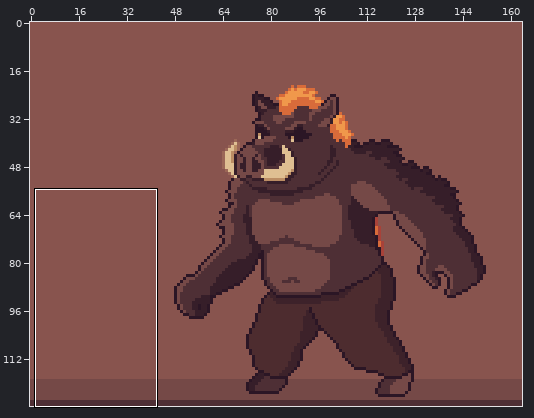
Pixel-art file, stored at Personal_Roberto/ASEPRITE/3. Enemies/BÁSICOS/Jabalí/Jabalí.aseprite. The first picture is a wide view before the edit; the outline marks the close-up.
Close-up. The starting point:
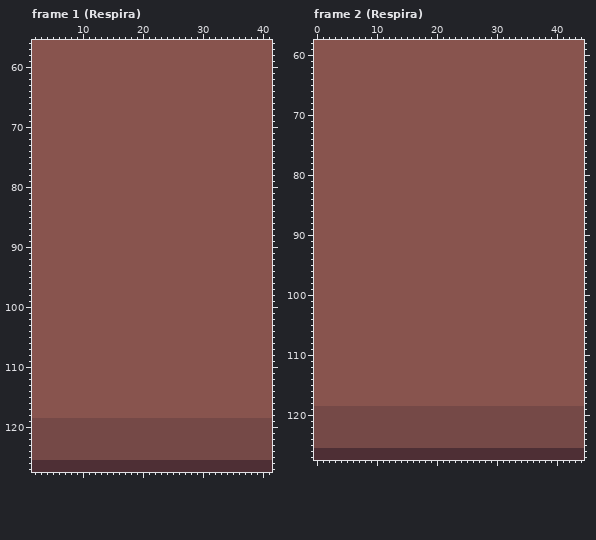
164x128 pixels, 24 frames. Colours within 5 levels of each other are drawn and written as one. Shown: frame 1 (Respira): x 2..41, y 56..127; frame 2 (Respira): x 0..44, y 58..127. The commit also changed other frames or places, which this record leaves out.
And afterwards:
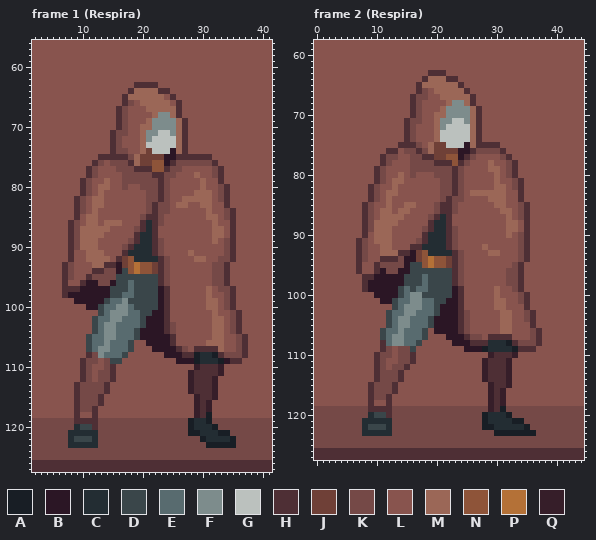
Palette (. is transparent): A #181e25  B #2b1625  C #232d33  D #3a464a  E #586b6f  F #7d8c8c  G #bbc1be  H #4e2f35  J #6f4037  K #754947  L #88544e  M #9b6757  N #8e5439  P #b47137  Q #361e29
Difference:
layer "LIORA" now shown
Changed rows in their new state; - is an unchanged pixel.
Frame 1 (Respira), layer "LIORA":
first column x 7:
 63 ------------HHHH---------------
 64 -----------HMMMMHH-------------
 65 ----------HMMMMMM-H------------
 66 ----------HK-MMMMM-H-----------
 67 ---------HK---MMMMMH-----------
 68 ---------HK----MFFMH-----------
 69 ---------HK---MFFFFMH----------
 70 ---------HK--MMFFFFMH----------
 71 --------HKK--MFFGGFMH----------
 72 --------HK---MFGGGGMH----------
 73 --------HK---MGGGGGMH----------
 74 --------HKK--MJGGGBMH----------
 75 ------HHHHHKMJJJJBBHHHHHH------
 76 -----HK-KKKHMJJNNBHKKKKKKH-----
 77 ----HK---KKKHHHNNHKK-----KH----
 78 ----HK----KKKKKHHKK---M--KH----
 79 ---HK--M--KKKKKKHK-----M--H----
 80 ---HK-MM--K--KKKHK-----M--KH---
 81 ---HK-M-------KKHK----MMM-KH---
 82 --HK-MM-------KKHK--MMMMM-KH---
 83 --HK-MM-------KHKK-MM--MM--H---
 84 --HK-M--------KHKK------M--KH--
 85 --H-MM-------KHHK-------MM-KH--
 86 -HK-MM-MMM---HCHK--------M--H--
 87 -HKMMMMM----KHCH---------MM-H--
 88 -HKMMMM-----HCCH---------MM-H--
 89 -HKMMM-----KHCCHK--------M-KH--
 90 -HKMMM----KHCCCHK----------KH--
 91 -H--MMM---HCCCCHK----M-----KH--
 92 -H--MMMM-HJNCCCCHK----MM--KKH--
 93 HK---MMHHBJNPNNJHK-------KKH---
 94 HK---HHKKBDNPNNJHK-------KKH---
 95 HK--HKKKKDDDDDDDHK-------KKH---
 96 H--HBBKKBDDEDDDDHK-------KKH---
 97 HHHBBBBBDDDEDDDDBH------M-KKH--
 98 HBBBBBBBDDEEDDDDBH------M--KH--
 99 --BBBBBDEEFDDDDDBH------MM-KH--
100 ----BBDEEFFEDDDDBH------MM-KH--
101 ------DEFFFEEDDBBH-------M--KH-
102 -----DEEFFEEEDBBBH-------MM-KH-
103 -----DEFFEEEEDBBBHK------MM-KH-
104 -----DEFFEEEDBBBBHK------MM-KH-
105 ----DEEFFEEEDBBBBBH------MM--KH
106 ----DEEFEEED--BBBBH-----MMM--KH
107 ----DEFFEEED---BBBBHK-HHHHM--KH
108 ----HKFEEED------BBBHHACCAHKKKH
109 ---HKK-KDD---------BBBACCCABHH-
110 ---HK--KH-------------QHHHQ----
111 ---HK-KKH------------QHHHHQ----
112 ---HK-KKH------------QHHHQ-----
113 --HKKKKH-------------QHHHQ-----
114 --HKKKKH-------------QHHHQ-----
115 --HKKKH---------------QHHQ-----
116 --HKKKH---------------QHQ------
117 --HKKH----------------QHQ------
118 --H--H----------------QHA------
119 --HHHH---------------ACCA------
120 --CDDH---------------ACCCA-----
121 -CCCCC---------------AACCCAA---
122 -CDDDC-----------------ACCCCA--
123 -CCCCC------------------AAAAA--
Frame 2 (Respira), layer "LIORA":
first column x 7:
 63 ------------HHH----------------
 64 -----------HMMMHH--------------
 65 ----------HMMMMMMH-------------
 66 ----------HK-MMMMMH------------
 67 ---------HKK--MMMMMH-----------
 68 ---------HK----MFFMH-----------
 69 ---------HK---MFFFFMH----------
 70 ---------HK--MMFFFFMH----------
 71 --------HKK--MFFGGFMH----------
 72 --------HK---MFGGGGMH----------
 73 --------HK---MGGGGGMH----------
 74 --------HK---MGGGGGMH----------
 75 -------HHHK-MJJGGGBMHHHH-------
 76 -----HH-KKHKMJJJJBBHKKKKH------
 77 ----HKK--KKHHJJNNBHK----KH-----
 78 ----HK---KKKKHHHNHK---M--KH----
 79 ---HK----KKKKKKKHK----MM-KH----
 80 ---HK--M-K---KKKHK-----M-KH----
 81 ---HK-MM------KKHK-----M--KH---
 82 --HK--M-------KKHK-----MM-KH---
 83 --HK-MM-------KKHK-MMMMMM--H---
 84 --HK-M--------KHKK----MMM--H---
 85 -HK--M--MM---KHHK------MM--KH--
 86 -HK-MM-MM----KHHK-------MM-KH--
 87 -HK-MMMM----KHCH---------M-KH--
 88 -HKMMMM-----HCCH---------MM-H--
 89 -HKMMM-----KHCCHK--------MM-H--
 90 -H-MMM-----HCCCHK--------M-KH--
 91 HK-MMM----KHCCCHK----------KH--
 92 HK--MM---HHCCCCHK----M-----KH--
 93 HK--MMMHHBJNCCCCHK----MM---KH--
 94 HK--HHHKBBJNPNNJHK---------KH--
 95 H--HKKKKBDDNPNNJHK--------KH---
 96 H--HBKKBBDDDDDDDHK-------KKH---
 97 -HHBBBBBDDDEDDDDHK-------KKH---
 98 -HBBBBBBDDDEDDDDHK-------KKH---
 99 -HBBBBBDEDEEDDDDBH-----M--KH---
100 ---BBBBDEFFDDDDDBH-----M---KH--
101 ----BBDEEFFEEDDBBH-----MM--KH--
102 ------DEFFFEEDBBBH-----MM---H--
103 -----DEEFFEEEDBBBHK-----MM--KH-
104 -----DEFFEEEDBBBBHK-----MM--KH-
105 -----DEFFEEEDBBBBHK-----MM---H-
106 ----DEEFEEED-BBBBHK-----MM---KH
107 ----DEFFEEED---BBBHKK-HHHH---KH
108 ----HEFFEED-----BBBHHHCCCAHKKKH
109 ----HK-KKD--------BBBACCCCAHHH-
110 ---HKK-KKH------------QHHHQ----
111 ---HK--KKH-----------QHHHQ-----
112 ---HK-KKH------------QHHHQ-----
113 ---HKKKH-------------QHHHQ-----
114 ---HKKKH-------------QHHHQ-----
115 --HKKKH---------------QHHQ-----
116 --HKKKH---------------QHQ------
117 --HKKH----------------QHQ------
118 --H--H----------------QHQ------
119 --HHHH----------------QHA------
120 --CDDH---------------ACCCA-----
121 -CCCCC---------------ACCCCAA---
122 -CDDDC---------------AACCCCCA--
123 -CCCCC-----------------AAAAAAA-
Pixel boxes of the changes (left, top, right, bottom) in both close-ups:
changed: (62, 82, 248, 448)
changed: (356, 70, 542, 436)
